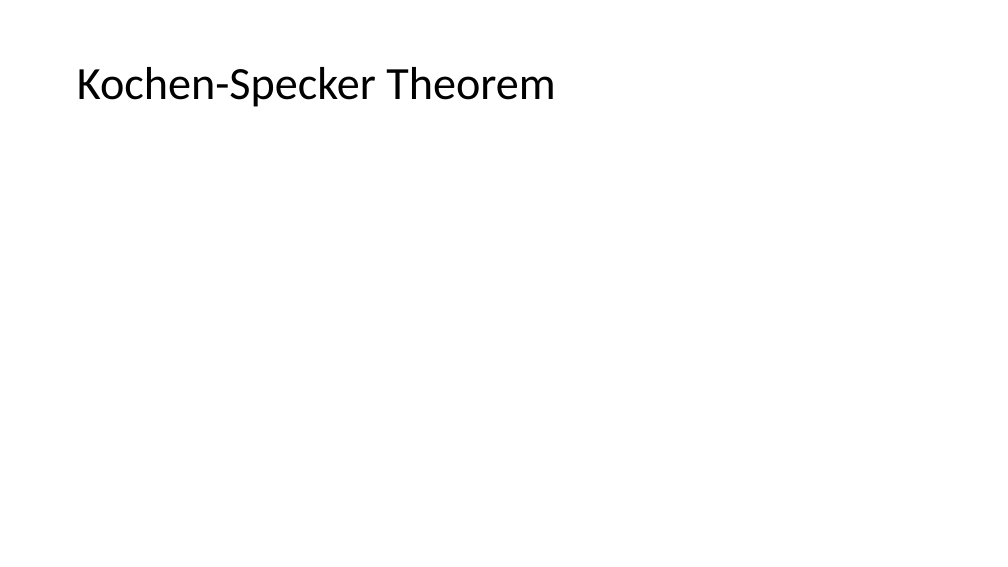
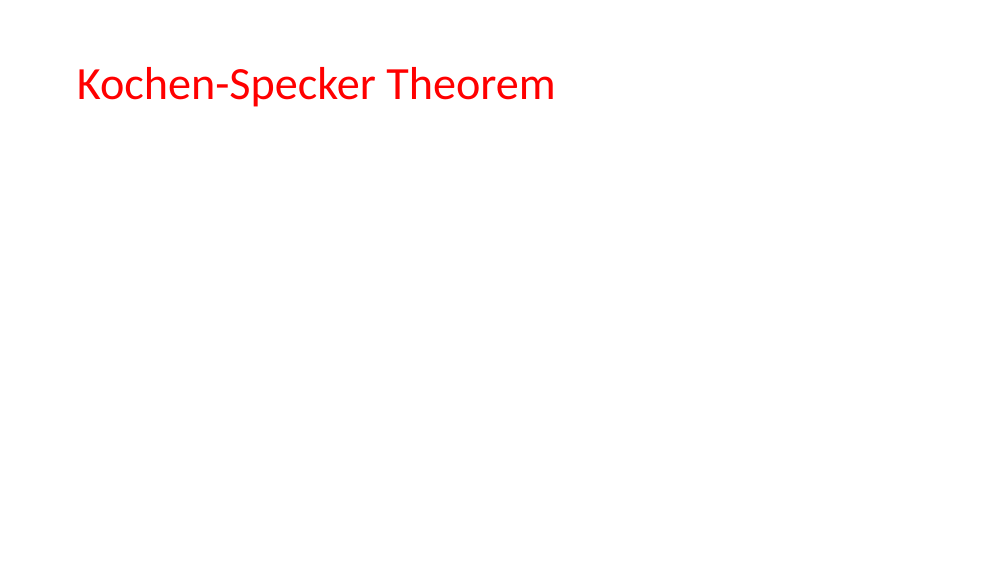
Before and after one commit to yuttai/Contextuality-and-Nonlocality-in-Discrete-Quantum-Theory, a slide deck: slide 25 of prop_letter.pptx. Drawn at 1008x567 pixels with LibreOffice and Linux fonts; fonts in the diff are those of the drawing; grey boxes stand for pictures. Boxes give left, top, right and bottom in pixels: in the first picture for what was removed or moved away, otherwise in the second. Text is boxed around its words. In the diff, an @@ line names an element or a change of style, - is before the commit and + after.

Commit message:
prop_letter.pptx "Expectation Value and Kochen-Specker Theorem" Updating...

```diff
--- a/prop_letter.pptx
+++ b/prop_letter.pptx
@@ title "Kochen-Specker Theorem" at (77, 67, 555, 107): text colour #000000 to #FF0000 @@
```
Also in this commit, not shown: 3 other slides changed, 1 slide added, 1 slide removed.
